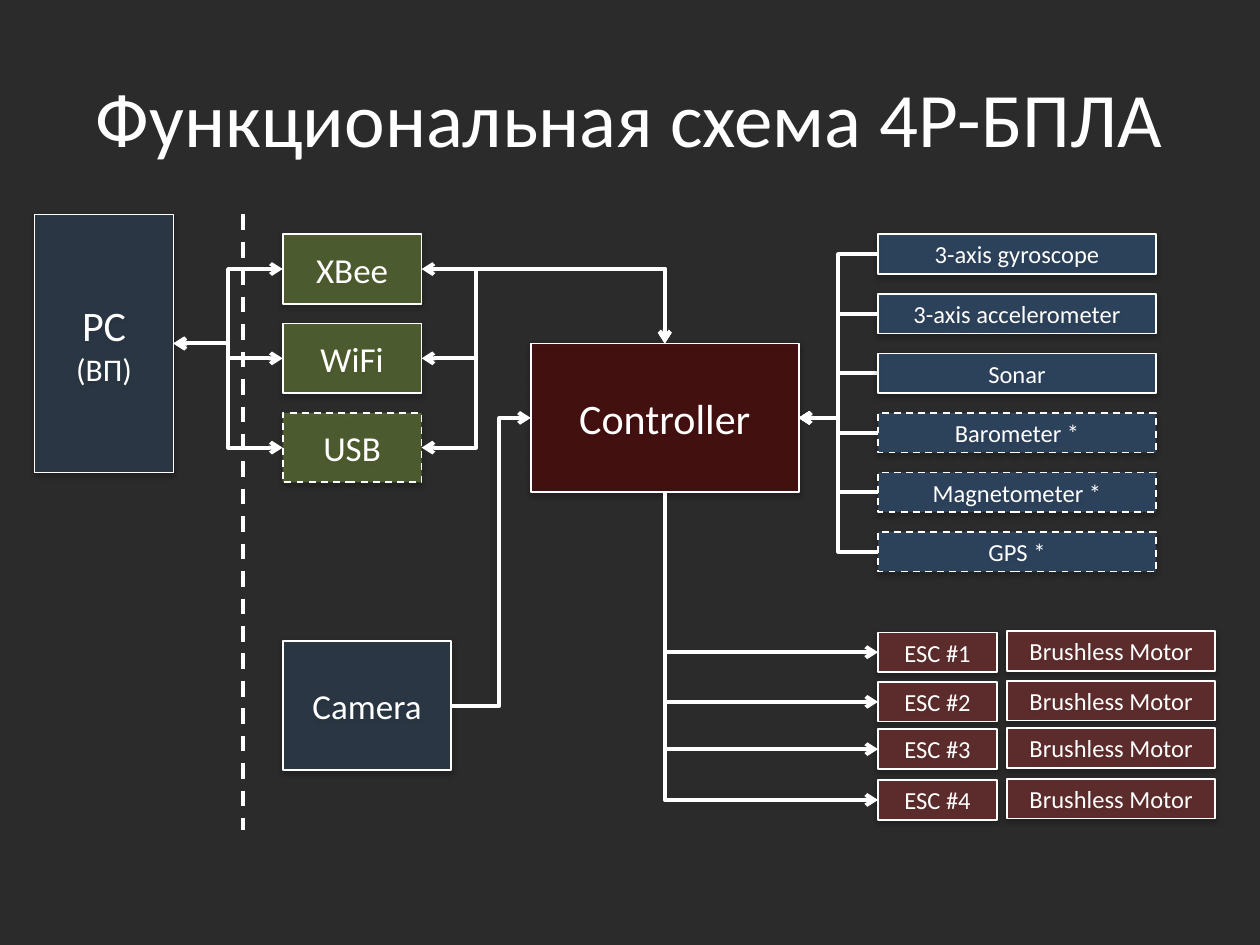
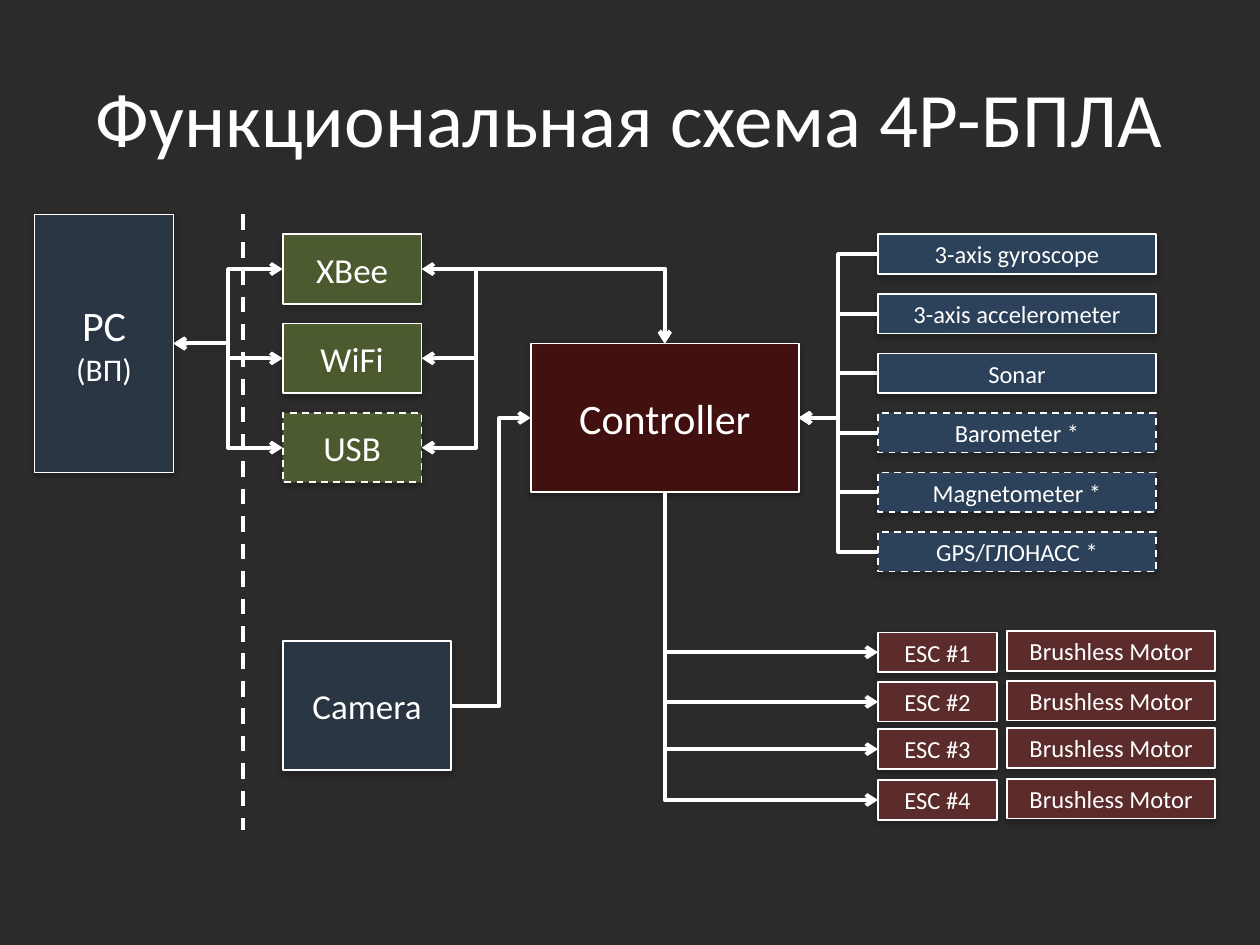
Before and after one commit to Jacobi20/quadro-xds, a slide deck: slide 9 of Docs/Medias2012_dhg.pptx. Drawn at 1260x945 pixels with LibreOffice and Linux fonts; fonts in the diff are those of the drawing; background and template pictures are left out; a plain dark background stands for a picture behind light text. Boxes give left, top, right and bottom in pixels: in the first picture for what was removed or moved away, otherwise in the second. Text is boxed around its words. In the diff, an @@ line names an element or a change of style, - is before the commit and + after.

```diff
--- a/Docs/Medias2012_dhg.pptx
+++ b/Docs/Medias2012_dhg.pptx
@@ text in rectangle at box(936, 544, 1080, 562): text changed @@
-GPS *
+GPS/ГЛОНАСС *
```
Also in this commit, not shown: 7 other slides changed, 2 slides added, 4 slides removed.
